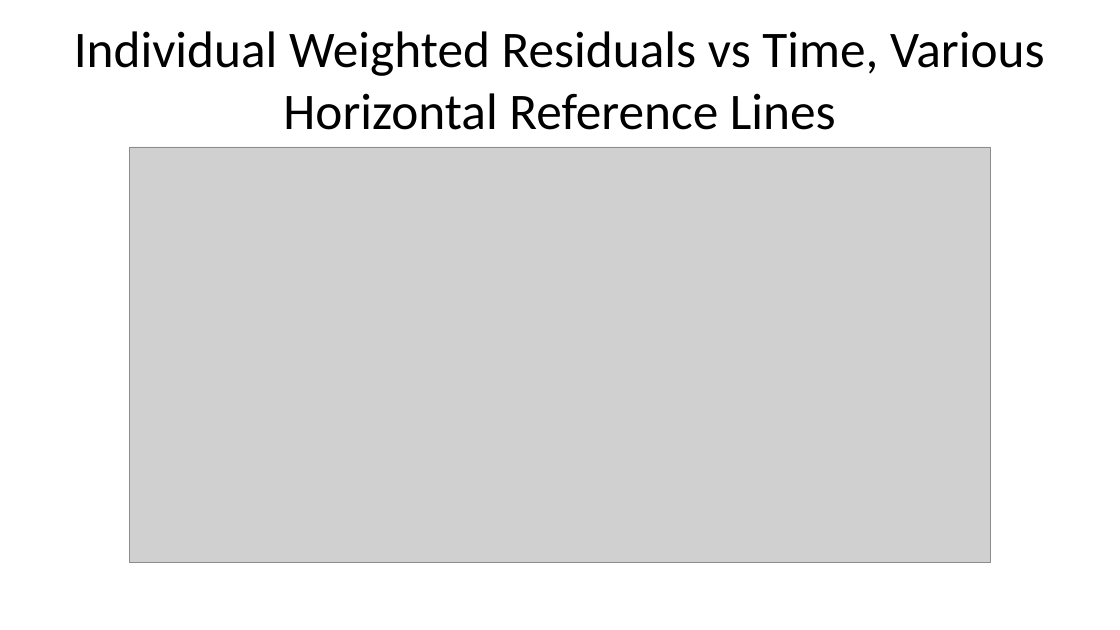
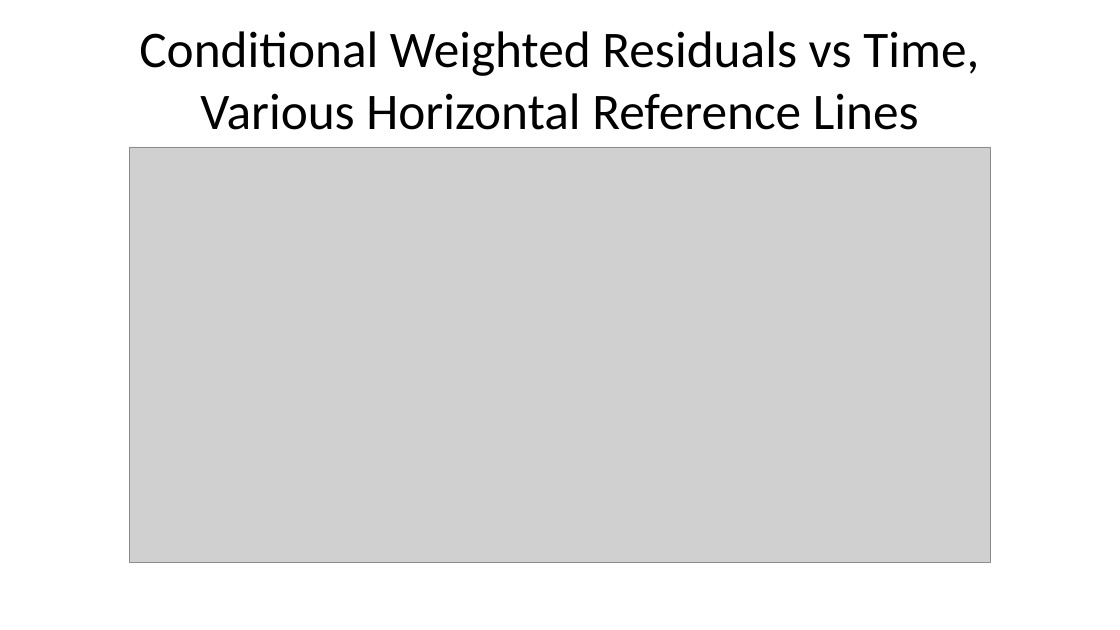
Before and after one commit to bergsmat/yamlet, a slide deck: slide 13 of inst/extdata/modeling/diagnostics.pptx. Drawn at 1120x630 pixels with LibreOffice and Linux fonts; fonts in the diff are those of the drawing; grey boxes stand for pictures. Boxes give left, top, right and bottom in pixels: in the first picture for what was removed or moved away, otherwise in the second. Text is boxed around its words. In the diff, an @@ line names an element or a change of style, - is before the commit and + after.

```diff
--- a/inst/extdata/modeling/diagnostics.pptx
+++ b/inst/extdata/modeling/diagnostics.pptx
@@ title at (139, 31, 979, 130): text changed @@
-Individual Weighted Residuals vs Time, Various Horizontal Reference Lines
+Conditional Weighted Residuals vs Time, Various Horizontal Reference Lines
```
Also in this commit, not shown: 4 other slides changed, 19 other files.
